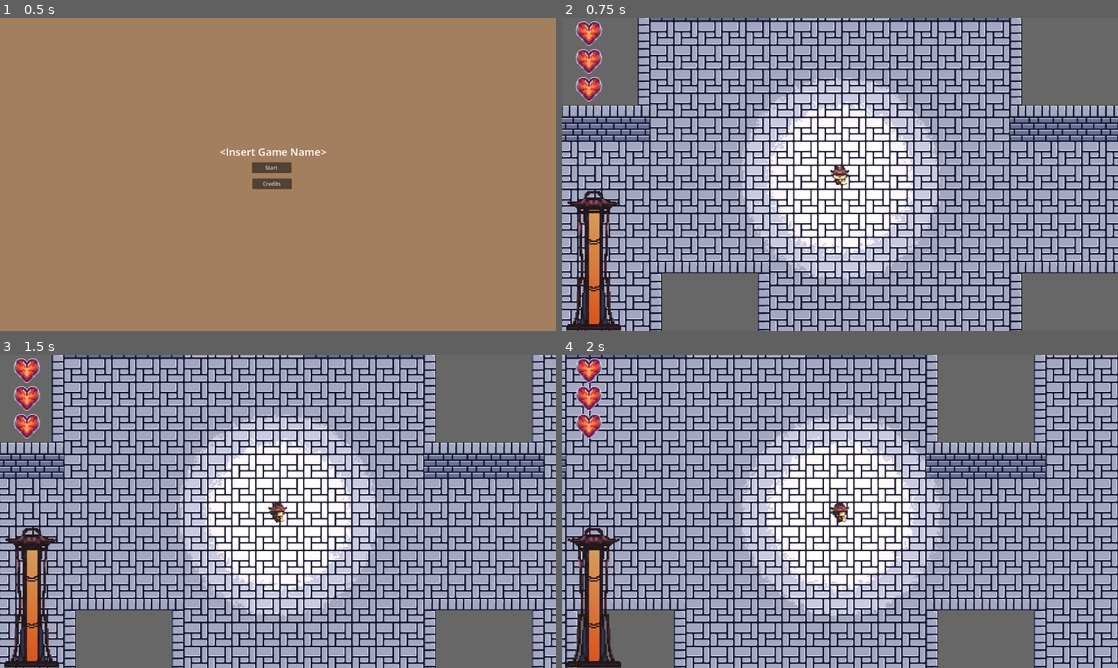
Above: before the commit, frames 1-4 (two rows, left to right).
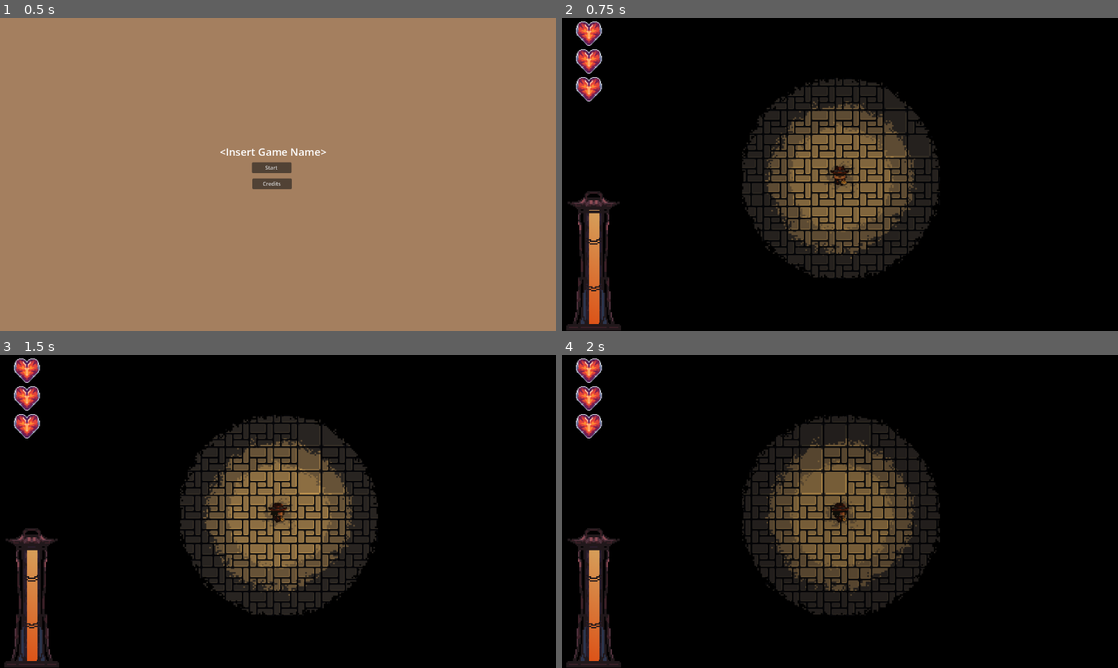
Above: after the commit, the same moments.

Repository: longv1-code/chillennium-26
Game: Godot game, scene res://scenes/main_menu.tscn
The game is run twice, just before and just after one commit, with the same random seed, the same clock (stepped at 60 frames per second) and the same inputs.
Inputs:
- Up to frame 1 (0.5 s): no input
- Up to frame 2 (0.75 s): click "Start" at 0.5 s
- Up to frame 3 (1.5 s): tap Enter at 1.25 s; hold D (move_right) from 1.28 s (still down); hold F (interact) from 1.28 s (still down)
- Up to frame 4 (2 s): keep holding D (move_right); keep holding F (interact)

Frame 1 is identical in both runs. In frame 2, 96% of the frame differs, in the area x 0-100%, y 0-100%; in frame 3, 96%; in frame 4, 97%.

Commit message:
added flickering and transition

Diff:
--- a/player.gd
+++ b/player.gd
@@ -42,7 +42,7 @@
 		nearby_item = null
 		print("Item left: ", body.name)
 
-func _input(event):
+func _unhandled_input(event):
 	if event.is_action_pressed("interact") and nearby_item: # interact with item
 		print("Interacted with: ", nearby_item.name)
 
--- a/player.tscn
+++ b/player.tscn
@@ -2,6 +2,7 @@
 
 [ext_resource type="Script" uid="uid://byihvn1bnee8r" path="res://player.gd" id="1_4flbx"]
 [ext_resource type="Texture2D" uid="uid://dbu1402yh15tv" path="res://light.png" id="3_hqtel"]
+[ext_resource type="Script" uid="uid://cm6hnsmw5of5p" path="res://point_light_2d.gd" id="3_sweqy"]
 [ext_resource type="Texture2D" uid="uid://c1t61u6vrbvob" path="res://main_char_anim.png" id="5_sweqy"]
 
 [sub_resource type="CapsuleShape2D" id="CapsuleShape2D_onrkg"]
@@ -241,6 +242,7 @@
 energy = 1.05
 shadow_enabled = true
 texture = ExtResource("3_hqtel")
+script = ExtResource("3_sweqy")
 
 [node name="AnimatedSprite2D" type="AnimatedSprite2D" parent="." unique_id=1797708228]
 position = Vector2(-0.14839172, 1.1691284)
--- /dev/null
+++ b/point_light_2d.gd
@@ -0,0 +1,22 @@
+extends PointLight2D
+
+@export var base_energy: float = 1.05
+@export var flicker_strength: float = 0.15
+@export var flicker_speed_min: float = 0.05
+@export var flicker_speed_max: float = 0.15
+var flicker_active: bool = true  # renamed from enabled
+var current_tween: Tween = null
+
+func _ready():
+	flicker()
+
+func flicker():
+	if not flicker_active:
+		await get_tree().create_timer(0.1).timeout
+		flicker()
+		return
+	current_tween = create_tween()
+	var target = base_energy + randf_range(-flicker_strength, flicker_strength)
+	var duration = randf_range(flicker_speed_min, flicker_speed_max)
+	current_tween.tween_property(self, "energy", target, duration)
+	current_tween.tween_callback(flicker)
--- a/project.godot
+++ b/project.godot
@@ -65,5 +65,5 @@
 [rendering]
 
 rendering_device/driver.windows="d3d12"
-
-environment/defaults/default_clear_color=Color(0.4045111, 0.40451115, 0.4045111, 1)
+environment/defaults/default_clear_color=Color(0, 0, 0, 1)
+<<<<<<<Updatedupstreamenvironment/defaults/default_clear_color=Color(0.4045111, 0.40451115, 0.4045111, 1)
--- a/qte_test.gd
+++ b/qte_test.gd
@@ -7,7 +7,7 @@
 	qte_ui.qte_success.connect(_on_qte_success)
 	qte_ui.qte_fail.connect(_on_qte_fail)
 
-func _input(event):
+func _unhandled_input(event):
 	if event.is_action_pressed("qte_action"):
 		print("Pressed space for testing!")
 
--- a/sanitybar.gd
+++ b/sanitybar.gd
@@ -1,6 +1,9 @@
 extends Control
 
 @onready var bar = $SanityBar
+
+# signal map changes
+signal map_changed(map_num)
 
 # load housing
 var h1_tex_1 = preload("res://sanity_bar_stages/sanitybar_1b.png")
@@ -61,6 +64,7 @@
 		bar.texture_under = h1_tex_1
 		bar.texture_over = h2_tex_1
 		#curr_state = 1
+		map_changed.emit(1)
 		print("Stage 1 Started")
 	elif percent <= stage_2_max_value and not triggered_stage_2:
 		triggered_stage_2 = true
@@ -69,6 +73,7 @@
 		bar.texture_under = h1_tex_2
 		bar.texture_over = h2_tex_2
 		#curr_state = 2
+		map_changed.emit(2)
 		print("Stage 2 Started")
 	elif percent <= stage_3_max_value and not triggered_stage_3:
 		triggered_stage_3 = true
@@ -77,6 +82,7 @@
 		bar.texture_under = h1_tex_3
 		bar.texture_over = h2_tex_3
 		#curr_state = 3
+		map_changed.emit(3)
 		print("Stage 3 Started")
 	elif percent <= stage_4_max_value and not triggered_stage_4:
 		triggered_stage_4 = true
@@ -85,6 +91,7 @@
 		bar.texture_under = h1_tex_4
 		bar.texture_over = h2_tex_4
 		#curr_state = 4
+		map_changed.emit(4)
 		print("Stage 4 Started")
 
 func stage_1():
--- a/scenes/game.gd
+++ b/scenes/game.gd
@@ -2,12 +2,47 @@
 
 @onready var player = $Player
 @onready var qte_ui = $UI/QTEUI
-@onready var health_ui = $UI/health_ui
+@onready var health_ui = $UI/HealthUI
+@onready var sanity_bar = $UI/SanityBar
+@onready var camera = $Player/Camera2D
+@onready var lantern = $Player/PointLight2D
+
+var maps = {
+	1: preload("res://scenes/dungeon_tm.tscn"),
+	2: preload("res://scenes/evil_tm.tscn"),
+	3: preload("res://scenes/void_tm.tscn"),
+	4: preload("res://scenes/void_tm.tscn")
+}
+
+var current_map: Node = null
+var transitioning = false
+
+var spawn_positions = {
+	1: Vector2(-2002.0, -821.0),
+	2: Vector2(1374.0, -27.0),
+	3: Vector2(3315.0, -98.0),
+	4: Vector2(5296.0, 2020.0)
+}
 
 func _ready():
 	player.qte_triggered.connect(qte_ui.start_qte)
 	qte_ui.qte_success.connect(_on_qte_success)
 	qte_ui.qte_fail.connect(_on_qte_fail)
+	sanity_bar.map_changed.connect(_on_map_changed)
+	load_map(maps[1])
+	player.global_position = spawn_positions[1]
+
+func load_map(map_scene):
+	if current_map:
+		current_map.queue_free()
+	current_map = map_scene.instantiate()
+	add_child(current_map)
+	move_child(current_map, 0)
+
+#func _unhandled_input(event):
+#	if event.is_action_pressed("enter"):
+#		print("Transitioning...")
+#		start_transition(2)
 
 func _on_qte_success(enemy):
 	print("QTE Success!")
@@ -17,4 +52,59 @@
 
 func _on_qte_fail():
 	print("QTE Failed!")
+	player.take_damage()
 	player.qte_active = false
+
+func _on_map_changed(map_num: int):
+	if map_num == 1:
+		return # no transition for first stage
+	start_transition(map_num)
+
+func start_transition(map_num: int):
+	if transitioning:
+		return
+	transitioning = true
+	player.set_physics_process(false)
+	lantern.flicker_active = false
+
+	# face player south
+	player.get_node("AnimatedSprite2D").play("move down")
+
+	# kill organic flicker so it doesn't fight the transition tween
+	if lantern.current_tween:
+		lantern.current_tween.kill()
+	lantern.flicker_active = false
+
+	var flicker_tween = create_tween()
+	for i in range(5):
+		flicker_tween.tween_property(lantern, "energy", 0.1, 0.15)
+		flicker_tween.tween_property(lantern, "energy", 1.0, 0.15)
+	flicker_tween.tween_property(lantern, "energy", 0.1, 0.15)
+
+	await flicker_tween.finished
+
+	 # fade to black and transition
+	var tween = create_tween()
+	tween.tween_property(lantern, "energy", 0.0, 0.3)
+
+	# swap map while dark
+	tween.tween_callback(func():
+		load_map(maps[map_num])
+		player.global_position = spawn_positions[map_num]
+	)
+
+	tween.tween_interval(0.2)
+
+	# sputter back to life
+	tween.tween_property(lantern, "energy", 0.3, 0.05)
+	tween.tween_property(lantern, "energy", 1.0, 0.1)
+	tween.tween_property(lantern, "energy", 0.5, 0.05)
+	tween.tween_property(lantern, "energy", 1.05, 0.3)
+
+	# unlock movement and re-enable organic flicker
+	tween.tween_callback(func():
+		player.set_physics_process(true)
+		lantern.flicker_active = true
+		lantern.flicker()
+		transitioning = false
+	)
--- a/scenes/game.tscn
+++ b/scenes/game.tscn
@@ -1,32 +1,13 @@
 [gd_scene format=3 uid="uid://sneowpihj7ic"]
 
-[ext_resource type="PackedScene" uid="uid://d2piwlp1ejsuk" path="res://scenes/void_tm.tscn" id="1_iywne"]
 [ext_resource type="PackedScene" uid="uid://cv6egniu8glmy" path="res://sanitybar.tscn" id="1_lnu2h"]
+[ext_resource type="Script" uid="uid://hi6ak4hbhenp" path="res://scenes/game.gd" id="1_p57ef"]
 [ext_resource type="PackedScene" uid="uid://8taesmmsmvrb" path="res://qteui.tscn" id="2_lbhrr"]
 [ext_resource type="PackedScene" uid="uid://bthdv30137x3d" path="res://player.tscn" id="3_iywne"]
 [ext_resource type="PackedScene" uid="uid://dhwe0e6bpik2p" path="res://health_ui.tscn" id="4_p57ef"]
 
-[sub_resource type="GDScript" id="GDScript_80nbo"]
-script/source = "extends Node2D
-@onready var player = $Player
-@onready var qte_ui = $UI/QTEUI
-func _ready():
-	print(qte_ui)
-	player.qte_triggered.connect(qte_ui.start_qte)
-	qte_ui.qte_success.connect(_on_qte_success)
-	qte_ui.qte_fail.connect(_on_qte_fail)
-func _on_qte_success(enemy):
-	enemy.queue_free()
-	player.qte_active = false
-func _on_qte_fail():
-	player.take_damage()
-	player.qte_active = false
-"
-
 [node name="Game" type="Node2D" unique_id=95656525]
-script = SubResource("GDScript_80nbo")
-
-[node name="void_tm" parent="." unique_id=964716213 instance=ExtResource("1_iywne")]
+script = ExtResource("1_p57ef")
 
 [node name="UI" type="CanvasLayer" parent="." unique_id=1775418828]
 
@@ -54,8 +35,7 @@
 offset_bottom = 6.0
 
 [node name="Player" parent="." unique_id=826294922 instance=ExtResource("3_iywne")]
-position = Vector2(3335, -134)
+position = Vector2(5296, 2020)
 
 [node name="CanvasModulate" type="CanvasModulate" parent="." unique_id=1236499846]
-visible = false
 color = Color(0, 0, 0, 1)
Not shown, added: point_light_2d.gd.uid
